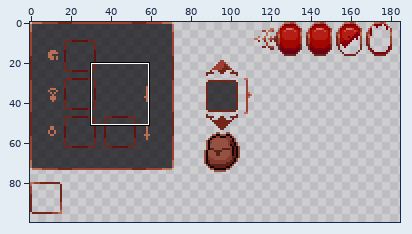
Two states of a pixel-art file, Aseprite/UI/ui sprites.aseprite. Above, an overview of the earlier version with the close-up marked.
Close-up. The starting point:
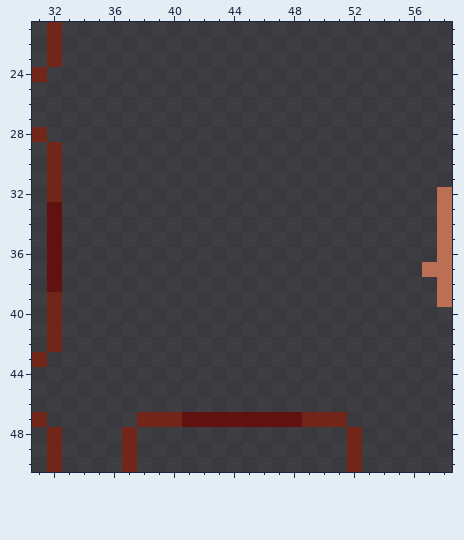
289x135 pixels, 1 frame. Shown: x 31..58, y 21..50. The wide view leaves out empty margins.
Once edited:
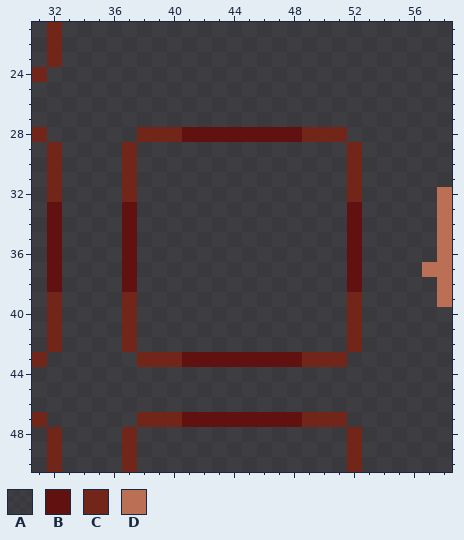
Palette (. is transparent): A #000006b3  B #621111  C #72261a  D #bb6f54
Edits made:
Changed rows in their new state; - is an unchanged pixel.
Layer "Layer 1":
first column x 37:
28 -CCCBBBBBBBBCCC-
29 C--------------C
30 C--------------C
31 C--------------C
32 C--------------C
33 B--------------B
34 B--------------B
35 B--------------B
36 B--------------B
37 B--------------B
38 B--------------B
39 C--------------C
40 C--------------C
41 C--------------C
42 C--------------C
43 -CCCBBBBBBBBCCC-
Pixel boxes of the changes (left, top, right, bottom) in both close-ups:
changed: (122, 127, 362, 367)
